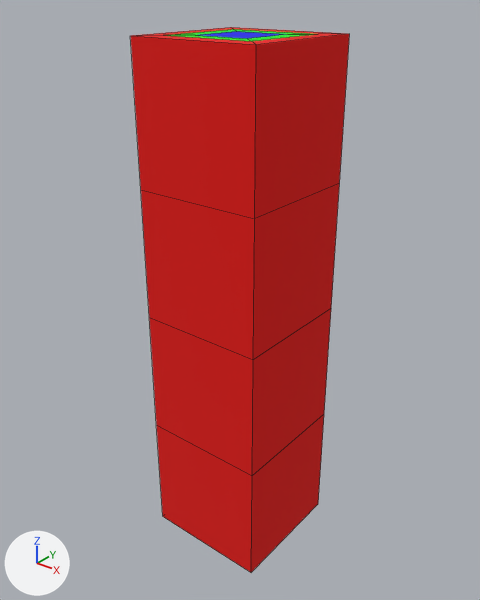
One commit to the FBX model SquibblesMania/Assets/Mesh/block template.fbx: the scene before it, then after it.
Camera for both pictures: a 50 mm lens placed at (2.86, -3.59, 4.33), pointed at (-0.04, 0.03, 2.09). Every picture has the same lights, and +X, +Y and +Z are marked at lower left. Mesh edges are drawn as thin lines. Where no turn or scale is listed for an object, it has been applied to the vertices.

Objects in the first picture: 'block template'.
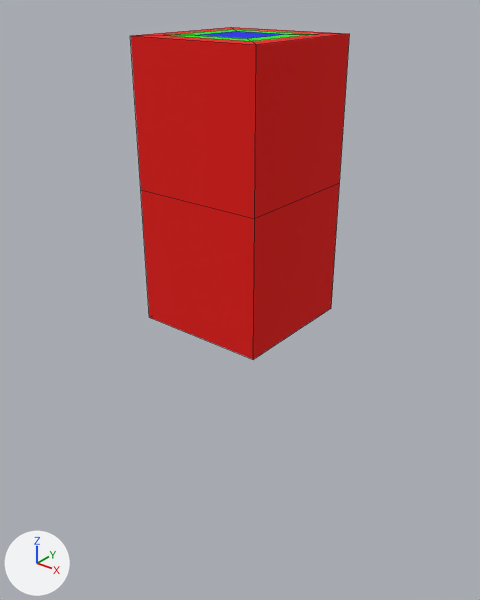
Patch to the scene script:
```diff
--- a/SquibblesMania/Assets/Mesh/block template.fbx.py
+++ b/SquibblesMania/Assets/Mesh/block template.fbx.py
@@ me_cube_001 @@
 me_cube_001.from_pydata(...)  # 28 vertices, 26 faces; spans x -0.5..0.5, y -0.5..0.5, z -2.0..2.0
 # used by ob_block_template; location = (0.0, 0.0, 2.0)
 # verts and faces of me_cube_001; kept vertices keep their numbers, new ones are numbered from 28
 # before: 0 (-0.5, -0.5, -2.0) at pixel (162, 516), 1 (-0.5, -0.5, -1.0) at pixel (156, 424), 2 (-0.5, 0.5, -2.0), 3 (-0.5, 0.5, -1.0), 4 (0.5, -0.5, -2.0) at pixel (251, 572)
 # before: 5 (0.5, -0.5, -1.0) at pixel (252, 475), 6 (0.5, 0.5, -2.0) at pixel (318, 503), 7 (0.5, 0.5, -1.0) at pixel (324, 413)
+# me_cube_001 part 1
+delete_vertices([0, 2, 4, 6])  # with the faces that use them
+faces += [(1, 3, 7, 5)]  # mat_material_cube (red #e70800)
 me_cube_001.materials.append(mat_material_cube)
@@ ob_block_template @@
 ob_block_template = bpy.data.objects.new('block template', me_cube_001)
-ob_block_template.location = (0.0, 0.0, 2.0)
+ob_block_template.location = (0.0, 0.0, 3.0)
```

What differs and where, as boxes [x1, y1, x2, y2] in the pictures (480 x 600 px):
'block template', reshaped, moved (39% shorter)
    before: [131, 27, 349, 572]
    after: [131, 27, 349, 359]
part 1 of me_cube_001, cut back (red)
    before: [156, 414, 324, 572]
